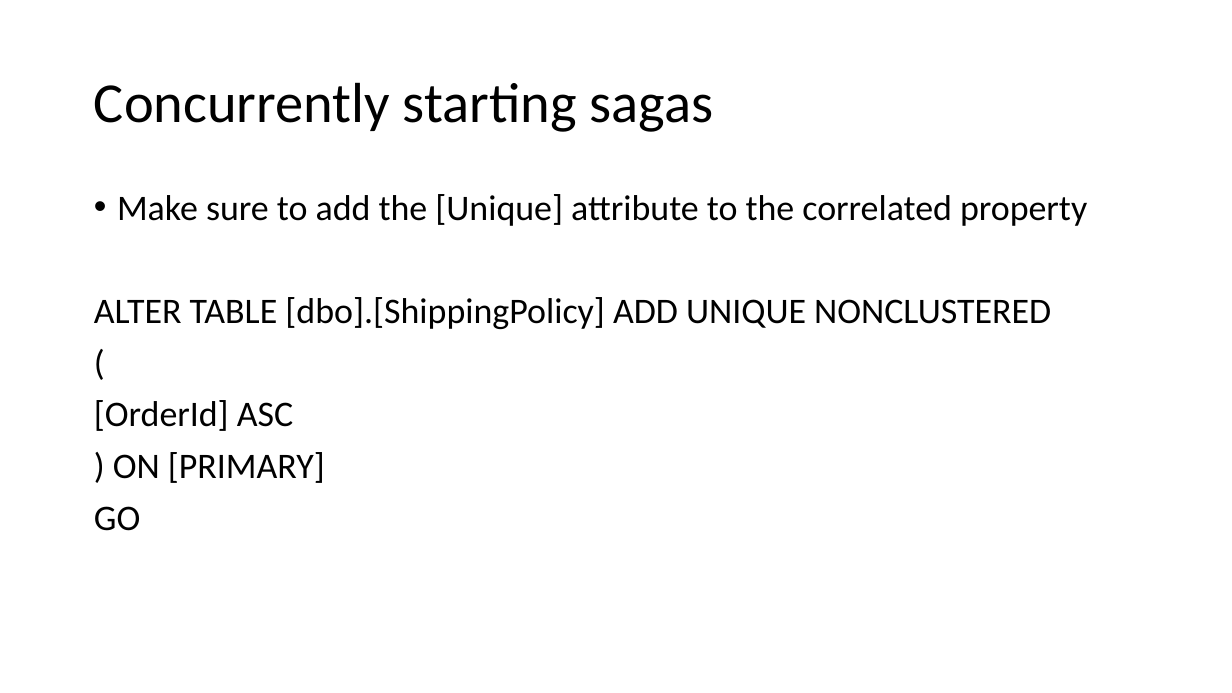
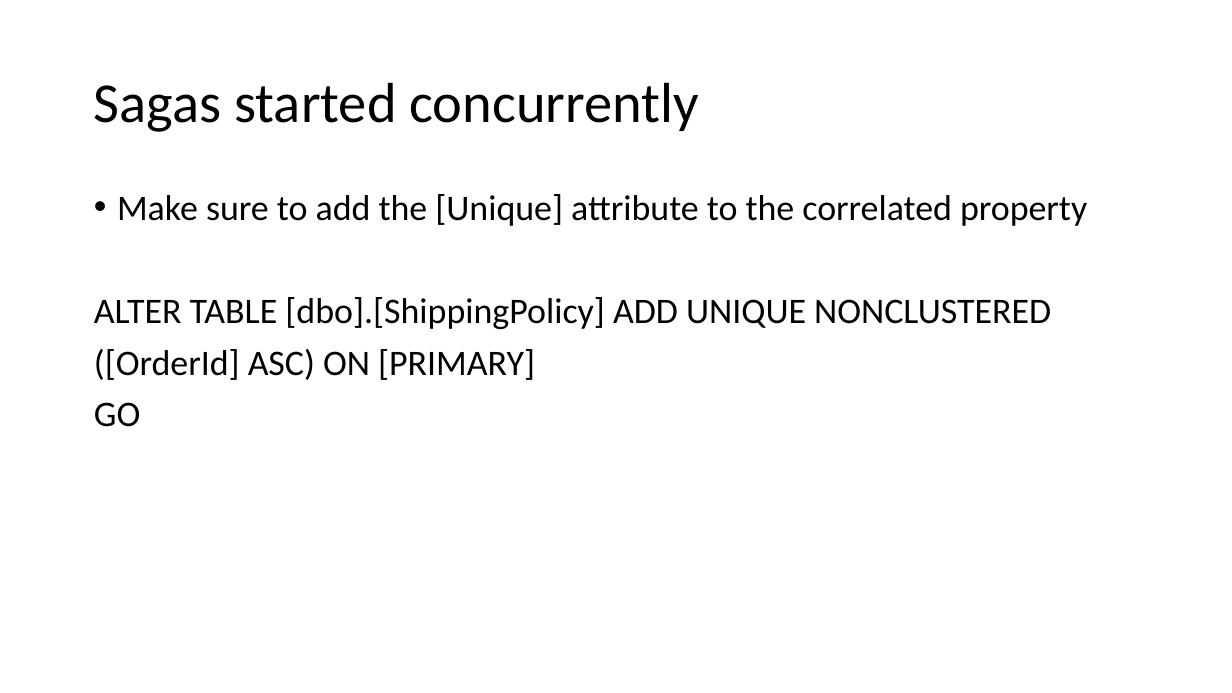
Before and after one commit to Particular/SagaMasterClass, a slide deck: slide 21 of SagaMasterClass.pptx. Drawn at 1232x693 pixels with LibreOffice and Linux fonts; fonts in the diff are those of the drawing. Boxes give left, top, right and bottom in pixels: in the first picture for what was removed or moved away, otherwise in the second. Text is boxed around its words. In the diff, an @@ line names an element or a change of style, - is before the commit and + after.

```diff
--- a/SagaMasterClass.pptx
+++ b/SagaMasterClass.pptx
@@ title at <box>94,82,699,132</box>: text changed @@
-Concurrently starting sagas
+Sagas started concurrently
@@ text at <box>94,349,535,380</box>: text changed @@
-(
-[OrderId] ASC
-) ON [PRIMARY]
+([OrderId] ASC) ON [PRIMARY]
```
Also in this commit, not shown: 4 other slides changed, 3 slides added, 1 slide removed.
